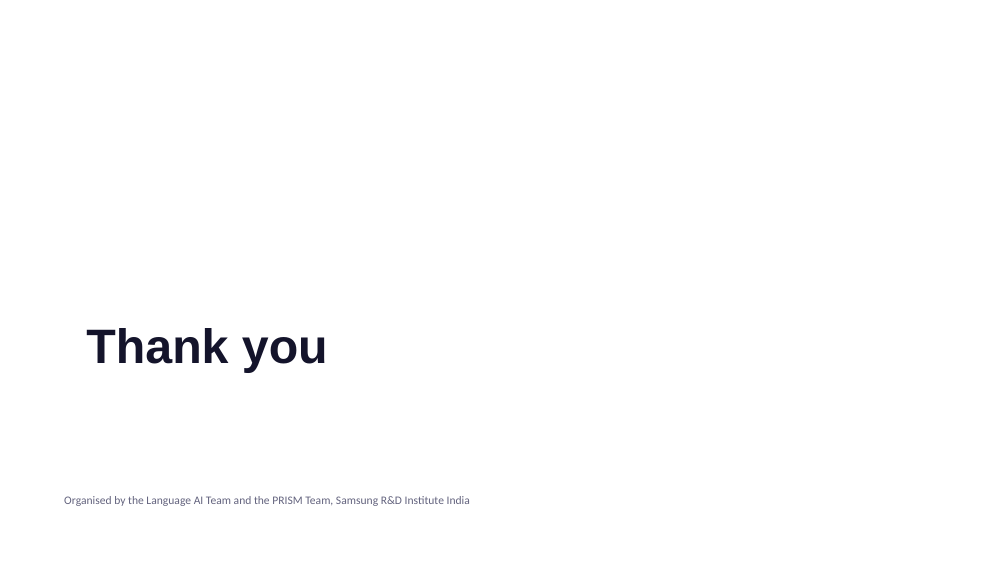
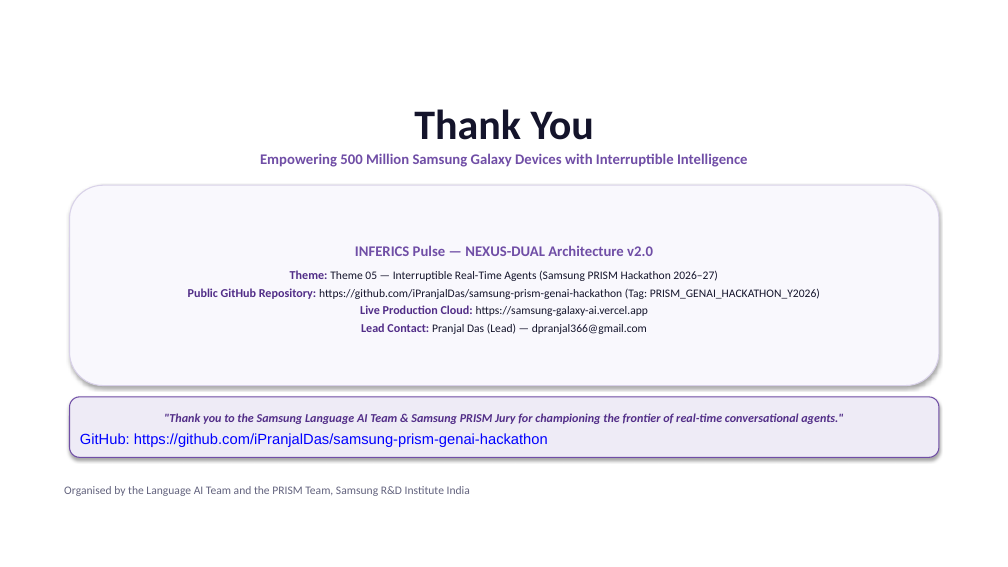
Before and after one commit to iPranjalDas/inferics-interruptible-ai-agents, a slide deck: slide 12 of CollegeName_TeamName_Submission.pptx. Drawn at 1008x567 pixels with LibreOffice and Linux fonts; fonts in the diff are those of the drawing. Boxes give left, top, right and bottom in pixels: in the first picture for what was removed or moved away, otherwise in the second. Text is boxed around its words. In the diff, an @@ line names an element or a change of style, - is before the commit and + after.

```diff
--- a/CollegeName_TeamName_Submission.pptx
+++ b/CollegeName_TeamName_Submission.pptx
@@ text at box(260, 109, 748, 167): text changed; size 46 to 14 pt; font Arial to Calibri; text colour #14142B to #704EA6 @@
-Thank you
+Thank You
+Empowering 500 Million Samsung Galaxy Devices with Interruptible Intelligence
@@ rounded rectangle added at box(70, 185, 939, 386), fill #F9F8FD, outline #D9D2E9 1 pt, 11 pt, text #14142B @@
+INFERICS Pulse — NEXUS-DUAL Architecture v2.0
+Theme: Theme 05 — Interruptible Real-Time Agents (Samsung PRISM Hackathon 2026–27)
+Public GitHub Repository: https://github.com/iPranjalDas/samsung-prism-genai-hackathon (Tag: PRISM_GENAI_HACKATHON_Y2026)
+Live Production Cloud: https://samsung-galaxy-ai.vercel.app
+Lead Contact: Pranjal Das (Lead) — dpranjal366@gmail.com
@@ rounded rectangle added at box(70, 397, 939, 457), fill #EEEBF6, outline #704EA6 1 pt, 11.5 pt, text #522E88, bold, italic @@
+"Thank you to the Samsung Language AI Team & Samsung PRISM Jury for championing the frontier of real-time conversational agents."
+GitHub: https://github.com/iPranjalDas/samsung-prism-genai-hackathon
@@ text "Organised by the Language AI ...": place and size @@
-text "Organised by the Language AI ..." at box(64, 496, 470, 506)
+text "Organised by the Language AI ..." at box(64, 486, 470, 496)
```
Also in this commit, not shown: 7 other slides changed, 4 slides added, 4 slides removed, 1 other file.
